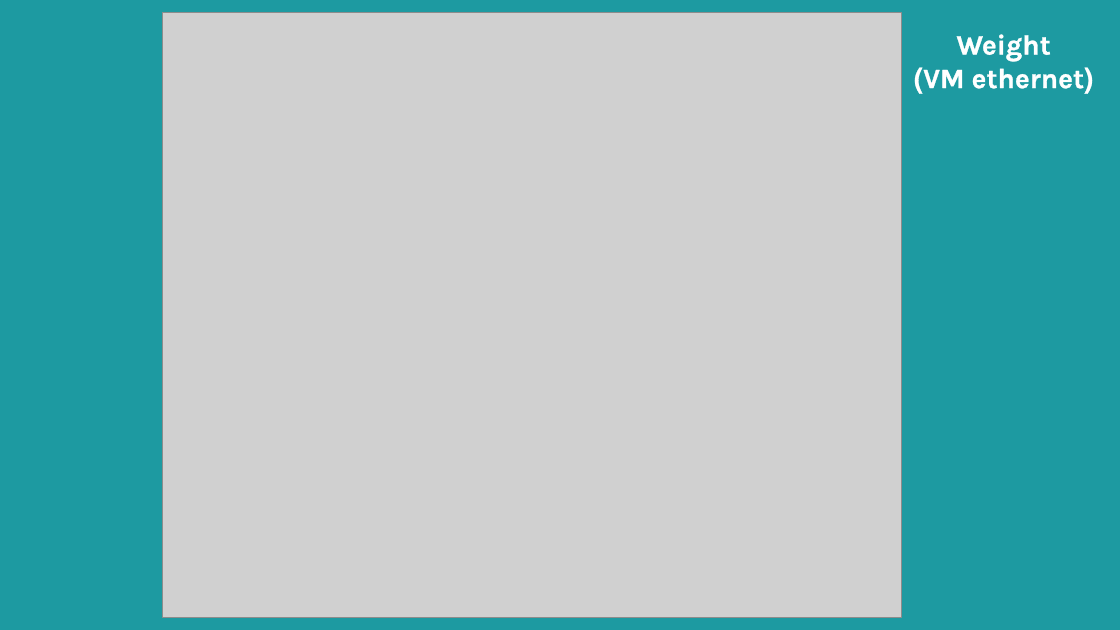
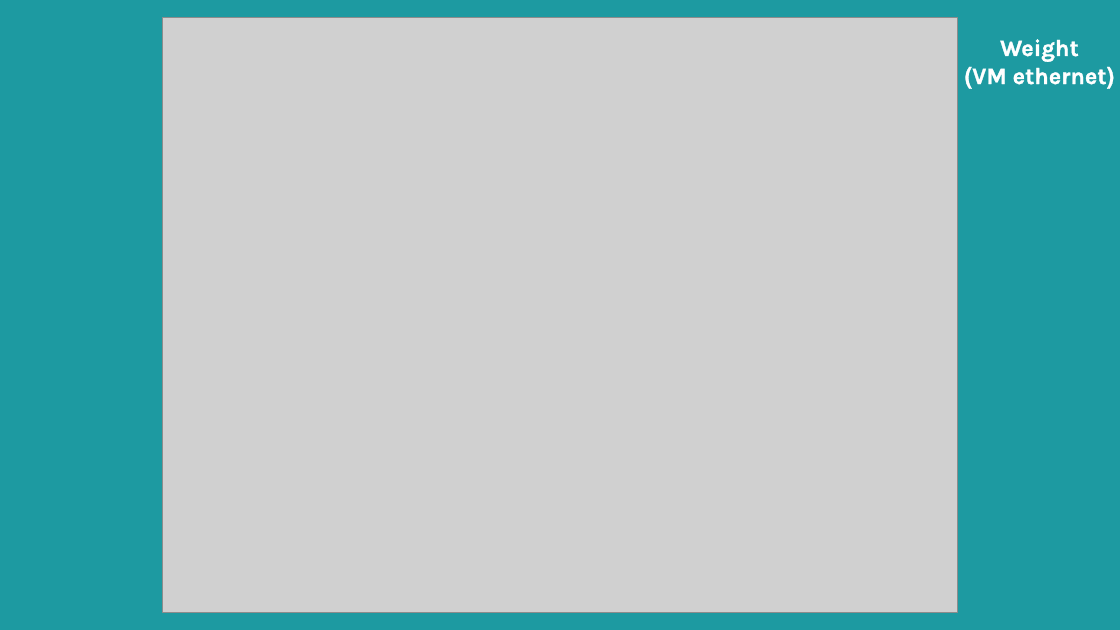
Before and after one commit to yoavhenig/Final-Project, a slide deck: slide 13 of מצגת הגנה.pptx (slide 12 before the commit). Drawn at 1120x630 pixels with LibreOffice and Linux fonts; fonts in the diff are those of the drawing; grey boxes stand for pictures. Boxes give left, top, right and bottom in pixels: in the first picture for what was removed or moved away, otherwise in the second. Text is boxed around its words. In the diff, an @@ line names an element or a change of style, - is before the commit and + after.

```diff
--- a/מצגת הגנה.pptx
+++ b/מצגת הגנה.pptx
@@ picture: place and size @@
-picture at bbox=[163, 13, 902, 618]
+picture at bbox=[163, 17, 958, 613]
@@ text "Weight": place and size @@
-text "Weight" at bbox=[923, 34, 1084, 89]
+text "Weight" at bbox=[972, 39, 1107, 85]
@@ text "Weight" at bbox=[972, 39, 1107, 85]: size 24 to 20 pt @@
```
Also in this commit, not shown: 9 other slides changed, 6 slides added, 2 slides removed.
